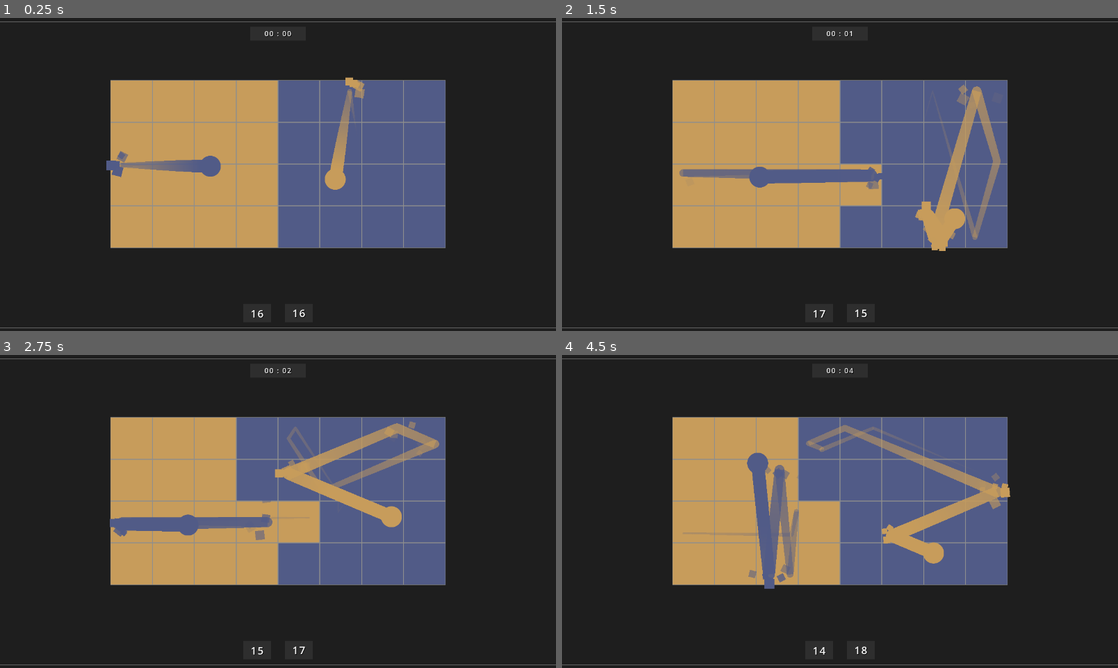
Above: before the commit, frames 1-4 (two rows, left to right).
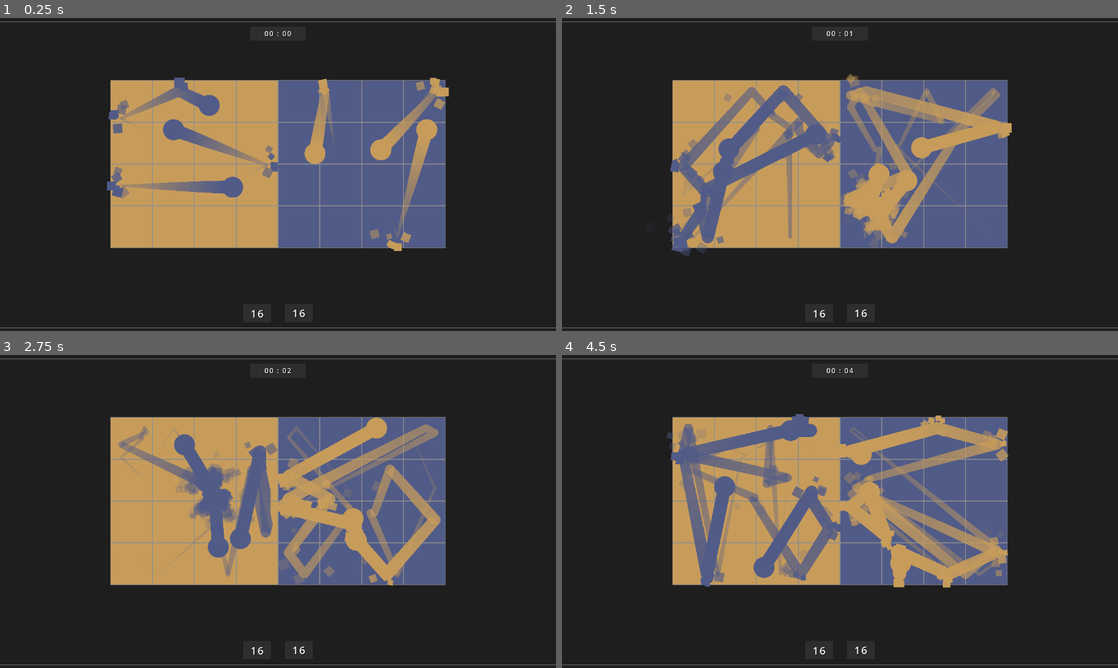
Above: after the commit, the same moments.

Repository: LiteFeather1/night-day-pong
Game: Godot game, scene res://scenes/main.tscn
Same seed, same stepped clock (60 frames per second), same inputs: the game is played once before the commit and once after it.
Inputs:
- Up to frame 1 (0.25 s): no input
- Up to frame 2 (1.5 s): no input
- Up to frame 3 (2.75 s): no input
- Up to frame 4 (4.5 s): no input

The runs differ from the first frame. In frame 1, 6.3% of the frame differs, in the area x 19-81%, y 18-75%; in frame 2, 14%; in frame 3, 12%; in frame 4, 16%, in the area x 18-81%, y 18-96%.

Commit message:
ball are now named and place inside a parent

Diff:
--- a/scenes/main.gd
+++ b/scenes/main.gd
@@ -26,6 +26,8 @@
 @export var ball_amount: int = 1
 @export var ball_start_force: float = 2048
 @export var ball_scale: float = .5
+var parents_ball: Array[Node]
+
 
 @export var show_hit_particle: bool = true
 const BALL_HIT_PARTICLE = preload("res://scenes/ball_hit_particle.tscn")
@@ -48,7 +50,6 @@
 
 
 func _ready() -> void:
-	# set clear colour
 	RenderingServer.set_default_clear_color(background_colour)
 
 	# init variables
@@ -73,18 +74,21 @@
 	var camera_pos_y = center_y + (camera_offset_y / zoom)
 	camera_2d.position = Vector2(center_x, camera_pos_y)
 
-	# set trail gradients
 	for i in 2:
+		var parent_ball = Node.new()
+		parent_ball.set_name("parent_ball_%d" % i)
+		parents_ball.append(parent_ball)
+		root.add_child.call_deferred(parent_ball)
+
 		var g: Gradient = gradient_ball_trail.duplicate()
 		var c = colours[i]
-		c.a = 0
+		c.a = 0.0
 		g.set_color(0, c)
 		g.set_color(1, colours[i])
 		trail_gradients.append(g)
 
 		main_ui.set_score(i, collums * rows)
 
-		# block parent
 		var parent_block = Node.new()
 		parent_block.set_name("block_parent_%d" % i)
 		root.add_child.call_deferred(parent_block)
@@ -99,7 +103,7 @@
 				block.scale = Vector2(block_scale, block_scale)
 				block.set_line(line_colour)
 				block.set_layer(i, colours[colours.size() - i - 1])
-				block.set_name("block_%d_%d" % [i, x * collums + y + 1])
+				block.set_name("block_%d_%d" % [i, x * collums + y])
 				block.hit.connect(flip_block)
 
 				all_blocks[i].append(block)
@@ -127,18 +131,19 @@
 		for y in amount_of_rows:
 			var x_pos = min_x_1 + (ball_padding * x)
 			var y_pos = min_y - (ball_padding * y)
-			spawn_ball(0, Vector2(x_pos, y_pos))
-			spawn_ball(1, Vector2(x_pos + center_x, y_pos))
+			spawn_ball(x * amount_per_col + y, 0, Vector2(x_pos, y_pos))
+			spawn_ball(x * amount_per_col + y, 1, Vector2(x_pos + center_x, y_pos))
 
 	var x_max_2 = min_x_1 + (ball_padding * remainder) + center_x
+	var spawned = (amount_per_col - 1) * amount_per_col + amount_of_rows
 	for r in remainder:
 		var x_pos = min_x_1 + (ball_padding * r)
 		var y_pos = min_y - (ball_padding * amount_of_rows)
-		spawn_ball(0, Vector2(x_pos, y_pos))
-		spawn_ball(1, Vector2(x_max_2 - (ball_padding * r), y_pos))
+		spawn_ball(spawned + r, 0, Vector2(x_pos, y_pos))
+		spawn_ball(spawned + r, 1, Vector2(x_max_2 - (ball_padding * r), y_pos))
 
 	# Spawn ball hit particles
-	for i in 11:
+	for i in 11 * amount_of_rows:
 		spawn_ball_hit_particle()
 
 	# set edge colliders
@@ -166,14 +171,15 @@
 		image.save_png(path)
 
 
-func spawn_ball(index: int, pos: Vector2) -> void:
+func spawn_ball(index: int, side_index: int, pos: Vector2) -> void:
 	var ball: Ball = ball_scene.instantiate()
-	ball.set_id(index, colours[index])
-	ball.set_trail_gradient(trail_gradients[index])
+	ball.set_name("ball_%d" % index)
+	ball.set_id(side_index, colours[side_index])
+	ball.set_trail_gradient(trail_gradients[side_index])
 	ball.set_pos_scale(pos, ball_scale)
 	ball.on_hit.connect(on_ball_hit)
 	ball.launch(random_inside_unit_circle().normalized() * ball_start_force)
-	root.add_child.call_deferred(ball)
+	parents_ball[side_index].add_child.call_deferred(ball)
 
 
 func on_ball_hit(hit_point: Vector2, normal: Vector2, colour: Color) -> void:
@@ -188,7 +194,6 @@
 
 func spawn_ball_hit_particle() -> void:
 	var particle: BallHitParticle = BALL_HIT_PARTICLE.instantiate()
-	particle.set_name("ball_hit_particle_%d" % ball_hit_particles.size())
 	particle.finished_playing.connect(return_ball_hit_particle)
 	ball_hit_particles.append(particle)
 	parent_ball_hit_particle.add_child.call_deferred(particle)
--- a/scenes/main.tscn
+++ b/scenes/main.tscn
@@ -18,6 +18,7 @@
 main_ui = NodePath("MainUI")
 edge_colliders = [NodePath("edge_collider/collision_shape_top"), NodePath("edge_collider/collision_shape_right"), NodePath("edge_collider/collision_shape_bot"), NodePath("edge_collider/collision_shape_left")]
 colours = Array[Color]([Color(0.317647, 0.356863, 0.529412, 1), Color(0.780392, 0.611765, 0.356863, 1)])
+ball_amount = 3
 gradient_ball_trail = ExtResource("2_pmfab")
 
 [node name="MainUI" parent="." instance=ExtResource("3_3thpt")]
--- a/scenes/trail.tscn
+++ b/scenes/trail.tscn
@@ -10,6 +10,7 @@
 [node name="Trail" type="Line2D"]
 show_behind_parent = true
 top_level = true
+z_index = 100
 width = 80.0
 width_curve = SubResource("Curve_6uu1s")
 gradient = ExtResource("1_1h1pw")
